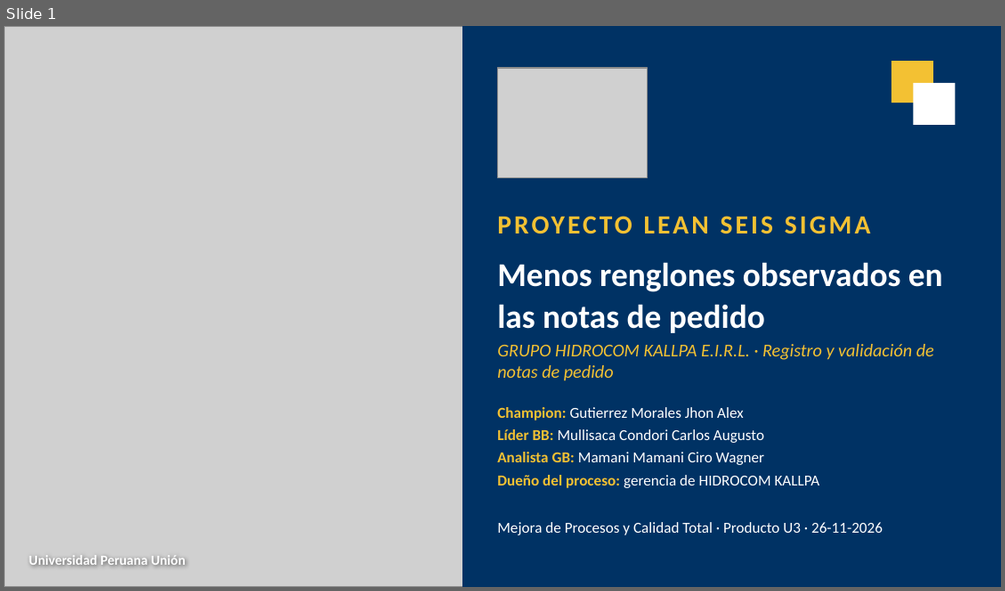
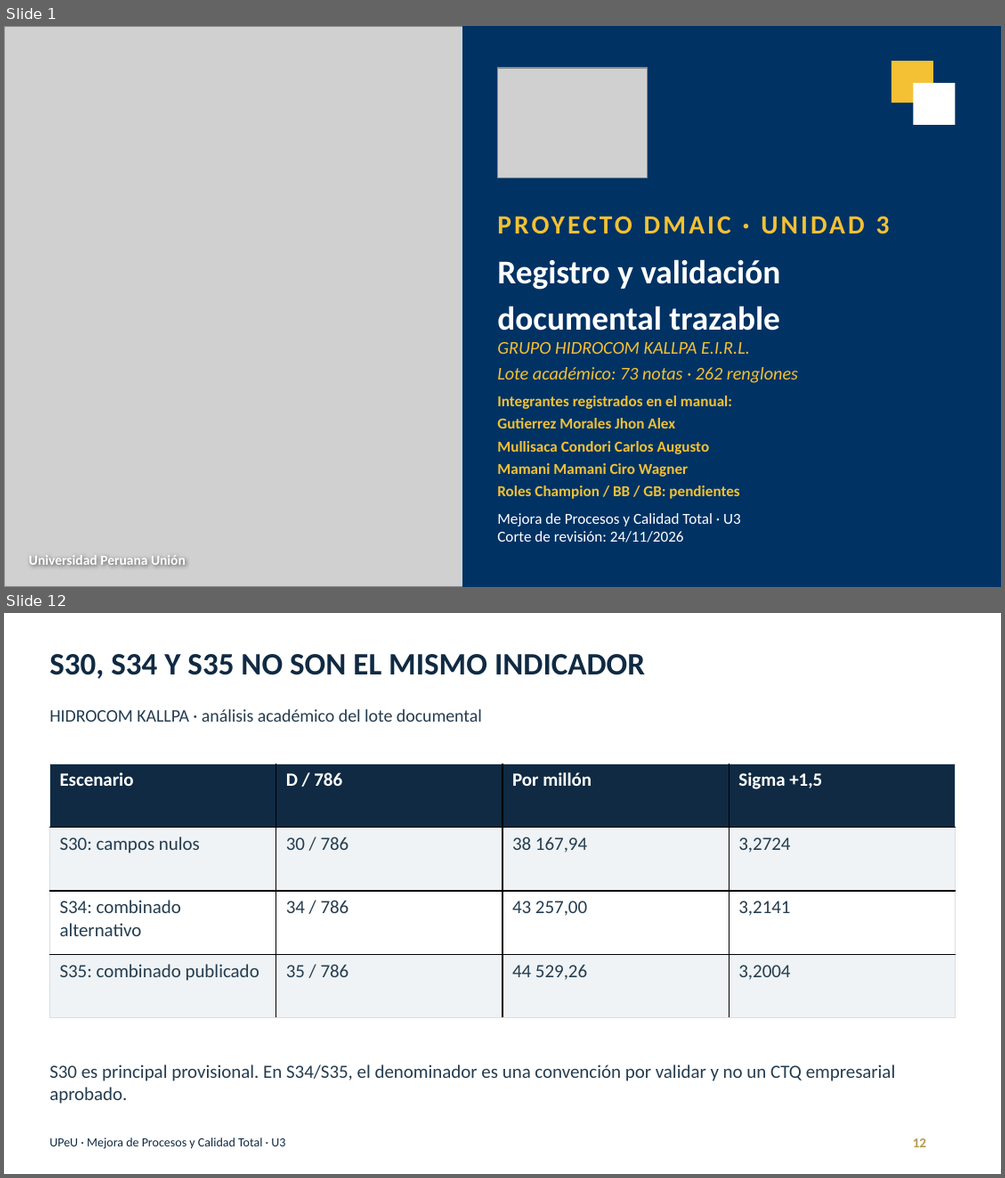
Before and after one commit to Nunclear/hidrocom-mejora-procesos-u3, a slide deck: 04_Producto_Final/U3_Presentacion_HIDROCOM.pptx. Shown one above the other, each under a label of ours: slide 1 before the commit, slides 1 and 12 after it; the slides between them are not shown. The pictures are 1005x591 and 1005x1178 pixels, drawn with LibreOffice and Linux fonts; fonts in the diff are those of the drawing; grey boxes stand for pictures. Boxes give left, top, right and bottom in pixels: in the first picture for what was removed or moved away, otherwise in the second. Text is boxed around its words. In the diff, an @@ line names an element or a change of style, - is before the commit and + after.

Commit message:
Integrar tres paquetes U3 completos, dashboard y validación reproducible

```diff
--- a/04_Producto_Final/U3_Presentacion_HIDROCOM.pptx
+++ b/04_Producto_Final/U3_Presentacion_HIDROCOM.pptx
@@ slide 12 added at bbox=[4, 613, 1001, 1174], background #FFFFFF @@
@@ text added at bbox=[49, 654, 645, 679], 22.5 pt, text #102A43, bold @@
+S30, S34 Y S35 NO SON EL MISMO INDICADOR
@@ text added at bbox=[49, 709, 482, 722], 12.8 pt, text #253D50 @@
+HIDROCOM KALLPA · análisis académico del lote documental
@@ table added at bbox=[50, 763, 955, 1018], 4 rows, 4 columns @@
+Escenario | D / 786 | Por millón | Sigma +1,5
+S30: campos nulos | 30 / 786 | 38 167,94 | 3,2724
+S34: combinado alternativo | 34 / 786 | 43 257,00 | 3,2141
+S35: combinado publicado | 35 / 786 | 44 529,26 | 3,2004
@@ text added at bbox=[49, 1064, 896, 1103], 13.5 pt, text #253D50 @@
+S30 es principal provisional. En S34/S35, el denominador es una convención por validar y no un CTQ empresarial aprobado.
@@ text added at bbox=[49, 1137, 285, 1149], 9 pt, text #102A43 @@
+UPeU · Mejora de Procesos y Calidad Total · U3
@@ text added at bbox=[913, 1138, 926, 1147], 9.8 pt, text #B49A4E, bold @@
+12
@@ slide 1 changed as well @@
@@ text at bbox=[876, 216, 890, 234]: text changed @@
-PROYECTO LEAN SEIS SIGMA
+PROYECTO DMAIC · UNIDAD 3
@@ text at bbox=[497, 259, 780, 330]: text changed @@
-Menos renglones observados en las notas de pedido
+Registro y validación
+documental trazable
@@ text at bbox=[497, 342, 798, 383]: text changed @@
-GRUPO HIDROCOM KALLPA E.I.R.L. · Registro y validación de notas de pedido
+GRUPO HIDROCOM KALLPA E.I.R.L.
+Lote académico: 73 notas · 262 renglones
@@ text at bbox=[497, 395, 739, 499]: text changed; text colour #FFFFFF to #F3C133; bold on @@
-Champion: Gutierrez Morales Jhon Alex
-Líder BB: Mullisaca Condori Carlos Augusto
-Analista GB: Mamani Mamani Ciro Wagner
-Dueño del proceso: gerencia de HIDROCOM KALLPA
+Integrantes registrados en el manual:
+Gutierrez Morales Jhon Alex
+Mullisaca Condori Carlos Augusto
+Mamani Mamani Ciro Wagner
+Roles Champion / BB / GB: pendientes
@@ text at bbox=[497, 513, 741, 542]: text changed @@
-Mejora de Procesos y Calidad Total · Producto U3 · 26-11-2026
+Mejora de Procesos y Calidad Total · U3
+Corte de revisión: 24/11/2026
```
Also in this commit, not shown: 11 other slides added, 12 slides removed, 46 other files.
